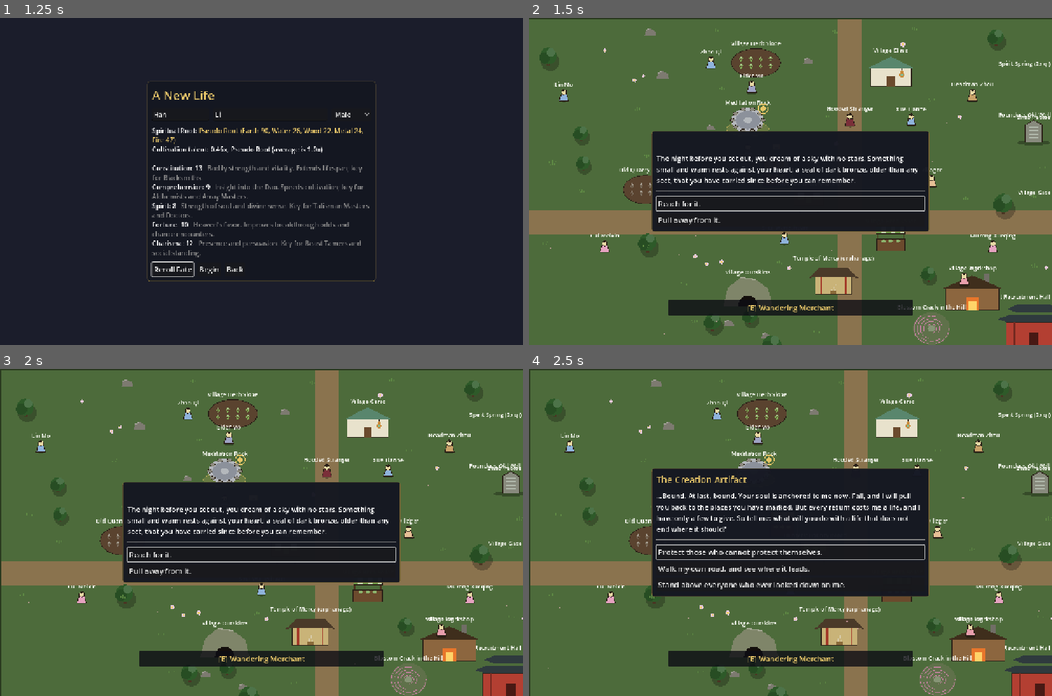
Above: before the commit, frames 1-4 (two rows, left to right).
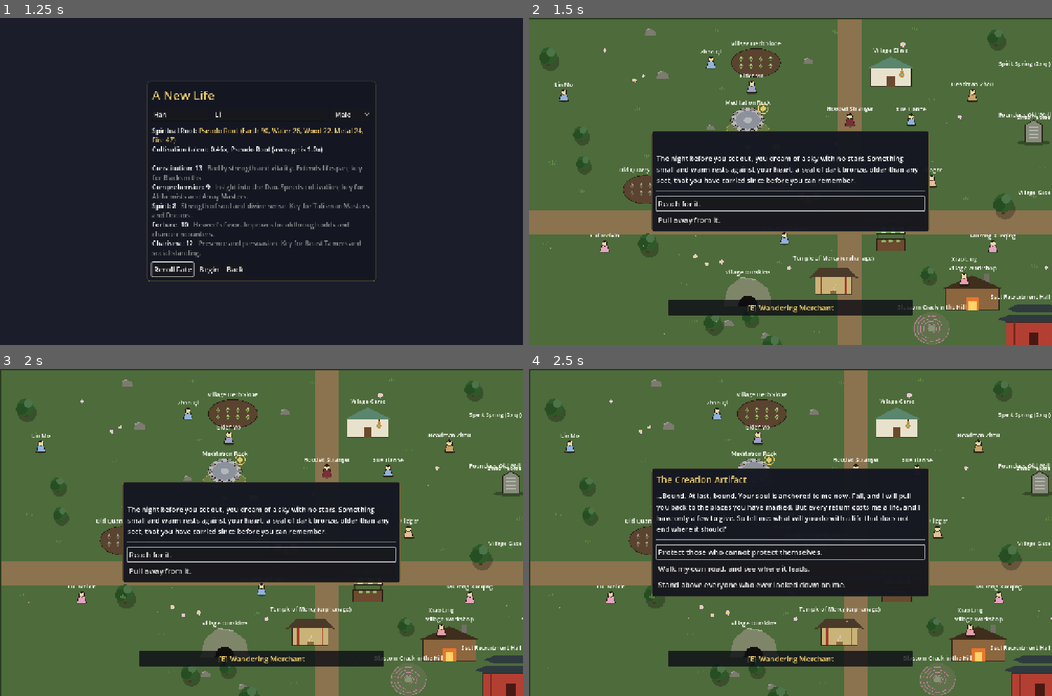
Above: after the commit, the same moments.

Repository: samridghimire/cultivation-game
Game: Godot game, scene res://src/ui/main_menu.tscn
Same seed, same stepped clock (60 frames per second), same inputs: the game is played once before the commit and once after it.
Inputs:
- Up to frame 1 (1.25 s): click "New Game" at 0.5 s
- Up to frame 2 (1.5 s): click "Begin" at 1.25 s
- Up to frame 3 (2 s): no input
- Up to frame 4 (2.5 s): click "Reach for it." at 2 s

Frame 1 is identical in both runs. In frame 2, less than 0.1% of the frame differs, in the area x 44-90%, y 26-86%; in frame 3, less than 0.1%, in the area x 45-91%, y 26-86%; in frame 4, less than 0.1%.

Commit message:
[WU-278] World labels draw on a top layer and spread places with NPCs
Labels are drawn by a z_index 10 child node so no building paints over them; spread_labels now covers places and NPCs together. hud_arrival at 1280x800 checked: 'Sect Recruitment Hall' is whole.

Follow-ups: 'Founder's Old Well' still overlaps 'Dongfang Beichen' at the right screen edge (the draw-time screen clamp moves a label after the world-space spread); needs a screen-space spread pass.

Co-Authored-By: Claude Sonnet 5.5 <noreply@anthropic.com>
Claude-Session: https://claude.ai/code/session_01TQXFykTL6nwbcyypHebGL6

Diff:
--- a/src/world/interactables/interactable.gd
+++ b/src/world/interactables/interactable.gd
@@ -25,14 +25,21 @@
 		highlighted = value
 		set_process(value)
 		queue_redraw()
+		_redraw_label()
 
 var _pulse_time := 0.0
 ## Added to the name label's position; World.spread_labels lifts labels that would overlap (WU-087).
 var label_offset := Vector2.ZERO
 const LABEL_FONT_SIZE := 14
+## Draws the name label above every sibling building (WU-278).
+var _label_node: Node2D
 
 
 func _ready() -> void:
+	_label_node = Node2D.new()
+	_label_node.z_index = 10
+	_label_node.draw.connect(_draw_label)
+	add_child(_label_node)
 	var shape := CollisionShape2D.new()
 	var rect := RectangleShape2D.new()
 	rect.size = size + Vector2(reach, reach) * 2.0
@@ -48,6 +55,7 @@
 func _process(delta: float) -> void:
 	_pulse_time += delta
 	queue_redraw()
+	_redraw_label()
 
 
 func get_options() -> Array[Dictionary]:
@@ -171,7 +179,7 @@
 ## Called by the world when the camera moved: redraws the label if it is near a screen edge (WU-269).
 func camera_moved() -> void:
 	if _label_near_edge():
-		queue_redraw()
+		_redraw_label()
 
 
 ## True when the label is within one label width of a screen edge (cheap redraw test).
@@ -196,17 +204,28 @@
 	if highlighted:
 		var glow := 0.5 + 0.5 * sin(_pulse_time * 5.0)
 		draw_rect(Rect2(-size / 2.0, size).grow(6.0 + 2.0 * glow), Color(1.0, 0.9, 0.5, 0.45 + 0.4 * glow), false, 2.0)
-	if label_visible(highlighted):
-		var font := ThemeDB.fallback_font
-		var text := label_text()
-		var text_width := font.get_string_size(text, HORIZONTAL_ALIGNMENT_LEFT, -1, LABEL_FONT_SIZE).x
-		var left := -text_width / 2.0 + label_offset.x
-		if is_inside_tree():
-			var view := _view_rect_local()
-			left = clamp_label_left(left, text_width, view.position.x, view.end.x)
-		draw_string(font, Vector2(left, -size.y / 2.0 - 8.0 + label_offset.y), text, HORIZONTAL_ALIGNMENT_LEFT, -1, LABEL_FONT_SIZE, label_color())
 	if anchor_id != "":
 		_draw_anchor_marker()
+
+
+## Asks the label layer to redraw.
+func _redraw_label() -> void:
+	if _label_node != null:
+		_label_node.queue_redraw()
+
+
+## Draws the name label on the label layer (WU-278).
+func _draw_label() -> void:
+	if not label_visible(highlighted):
+		return
+	var font := ThemeDB.fallback_font
+	var text := label_text()
+	var text_width := font.get_string_size(text, HORIZONTAL_ALIGNMENT_LEFT, -1, LABEL_FONT_SIZE).x
+	var left := -text_width / 2.0 + label_offset.x
+	if is_inside_tree():
+		var view := _view_rect_local()
+		left = clamp_label_left(left, text_width, view.position.x, view.end.x)
+	_label_node.draw_string(font, Vector2(left, -size.y / 2.0 - 8.0 + label_offset.y), text, HORIZONTAL_ALIGNMENT_LEFT, -1, LABEL_FONT_SIZE, label_color())
 
 
 ## A small diamond in the top-right corner of artifact anchor places: hollow
--- a/src/world/interactables/npc.gd
+++ b/src/world/interactables/npc.gd
@@ -140,6 +140,7 @@
 	if near != _near:
 		_near = near
 		queue_redraw()
+		_redraw_label()
 
 
 func is_available() -> bool:
--- a/src/world/world.gd
+++ b/src/world/world.gd
@@ -264,9 +264,8 @@
 		add_child(node)
 		move_child(node, player.get_index())
 	_build_generated_npcs()
-	var npcs: Array = get_children().filter(func(n: Node) -> bool: return n is Interactable and "npc_id" in n)
-	Interactable.spread_labels(npcs)
 	var all: Array = get_children().filter(func(n: Node) -> bool: return n is Interactable)
+	Interactable.spread_labels(all)
 	Interactable.clamp_labels(all, Rect2(Vector2.ZERO, map_size))
 
 
--- a/tests/unit/test_first_hour_labels.gd
+++ b/tests/unit/test_first_hour_labels.gd
@@ -125,3 +125,17 @@
 	var n := _npc("Lin", Vector2.ZERO)
 	n.highlighted = true
 	assert_false(Interactable.label_visible(n.highlighted))
+
+
+func test_place_and_npc_labels_spread_together() -> void:
+	var place := _npc("Founder's Old Well", Vector2(300, 300))
+	var npc := _npc("Xiong Muxue", Vector2(310, 302))
+	Interactable.spread_labels([place, npc])
+	assert_false(place.label_rect().intersects(npc.label_rect()), "place and NPC labels overlap")
+
+
+func test_label_layer_sits_above_buildings() -> void:
+	var n := _npc("Sect Recruitment Hall", Vector2(100, 100))
+	(Engine.get_main_loop() as SceneTree).root.add_child(n)
+	assert_true(n._label_node.z_index > 0, "label node must draw above siblings")
+	n.queue_free()
Not shown, changed: docs/HANDOFF.md
